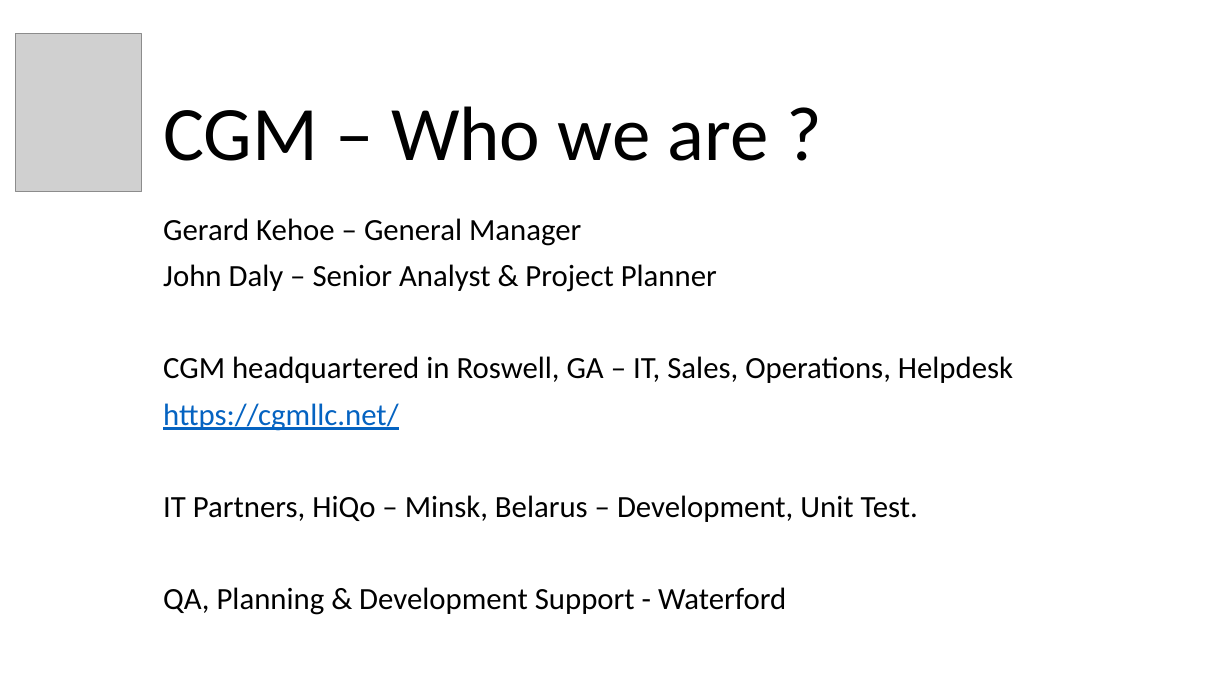
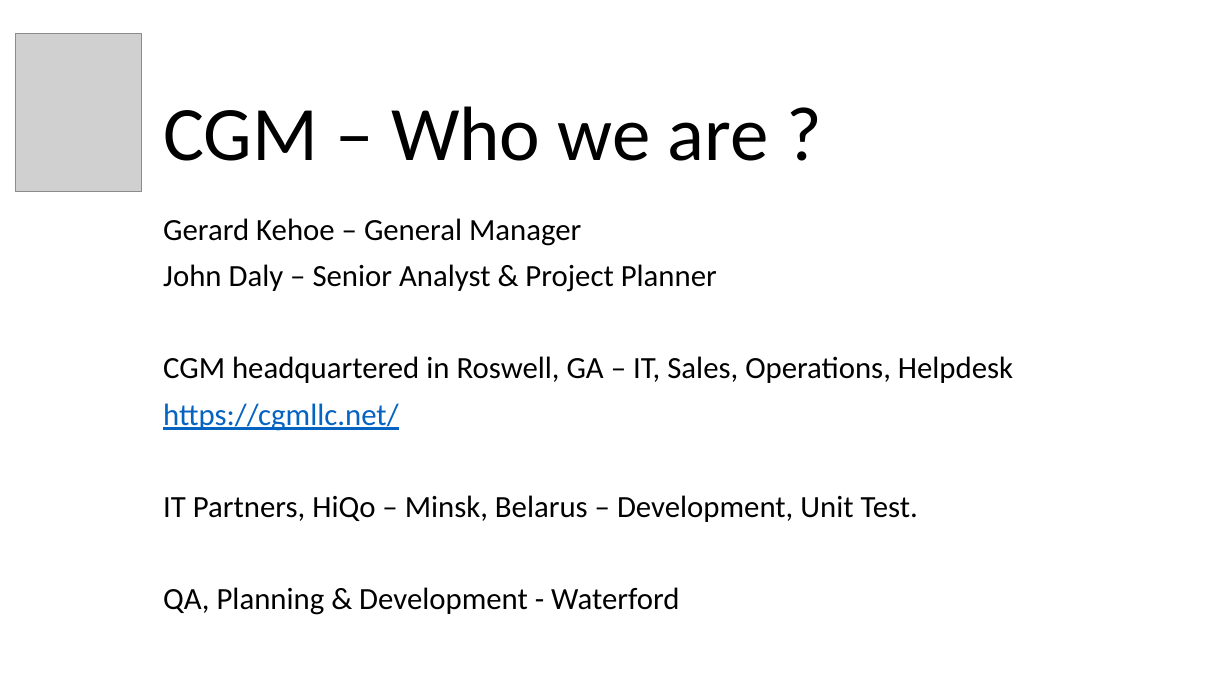
Before and after one commit to wit-hdip-comp-sci-2018/june-onsite-src, a slide deck: slide 2 of topic-01-industry-talks/talk-01-cgm/cgm.pptx. Drawn at 1232x693 pixels with LibreOffice and Linux fonts; fonts in the diff are those of the drawing; grey boxes stand for pictures. Boxes give left, top, right and bottom in pixels: in the first picture for what was removed or moved away, otherwise in the second. Text is boxed around its words. In the diff, an @@ line names an element or a change of style, - is before the commit and + after.

```diff
--- a/topic-01-industry-talks/talk-01-cgm/cgm.pptx
+++ b/topic-01-industry-talks/talk-01-cgm/cgm.pptx
@@ subtitle at box(163, 587, 679, 615): text changed @@
-QA, Planning & Development Support - Waterford
+QA, Planning & Development - Waterford
```
Also in this commit, not shown: 2 other slides changed, 5 other files.
